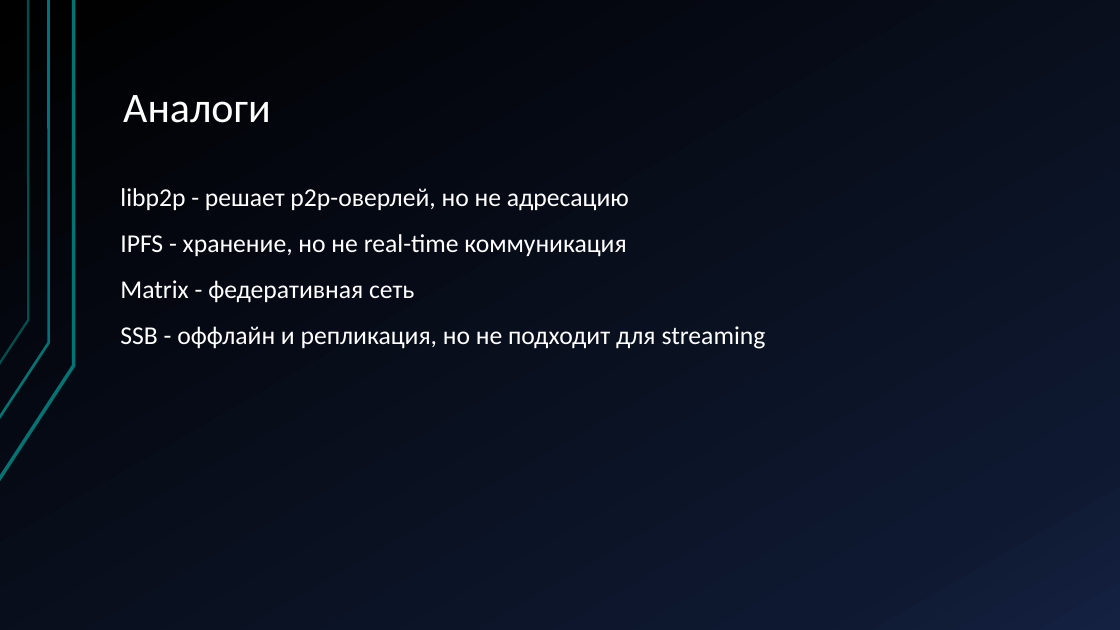
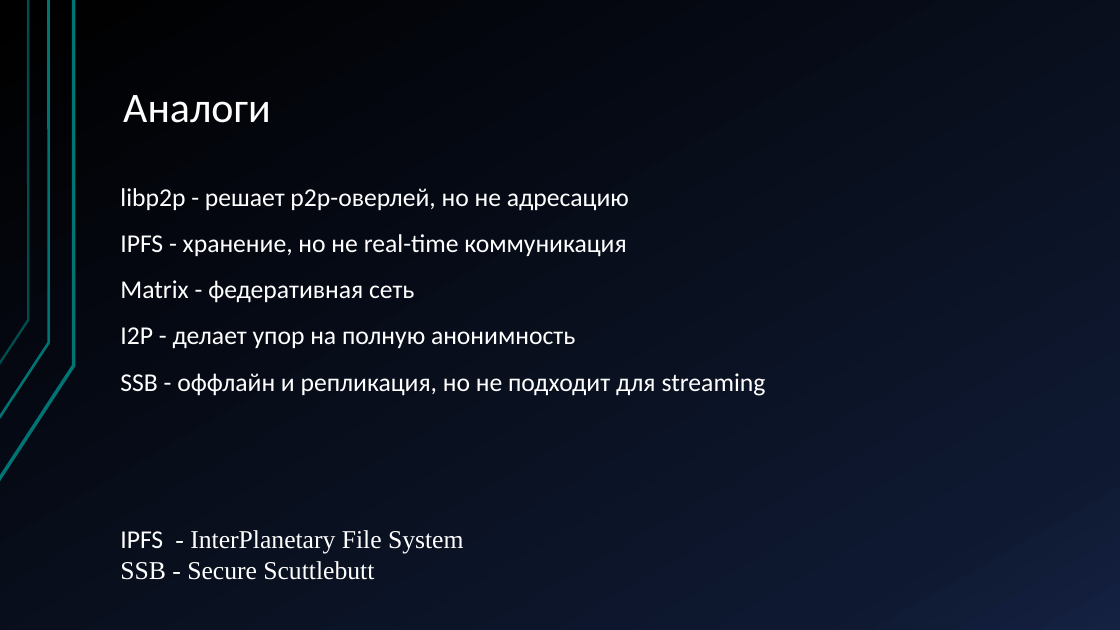
Before and after one commit to Terexi110/Web3-Network, a slide deck: slide 4 of Создание_децентралезованной_сети.pptx. Drawn at 1120x630 pixels with LibreOffice and Linux fonts; fonts in the diff are those of the drawing. Boxes give left, top, right and bottom in pixels: in the first picture for what was removed or moved away, otherwise in the second. Text is boxed around its words. In the diff, an @@ line names an element or a change of style, - is before the commit and + after.

```diff
--- a/Создание_децентралезованной_сети.pptx
+++ b/Создание_децентралезованной_сети.pptx
@@ text at [120, 327, 575, 349]: paragraph added @@
+I2P - делает упор на полную анонимность
@@ text added at [120, 530, 463, 580], 22 pt, text #FFFFFF @@
+IPFS - InterPlanetary File System
+SSB - Secure Scuttlebutt
```
Also in this commit, not shown: 2 other slides changed, 4 other files.
